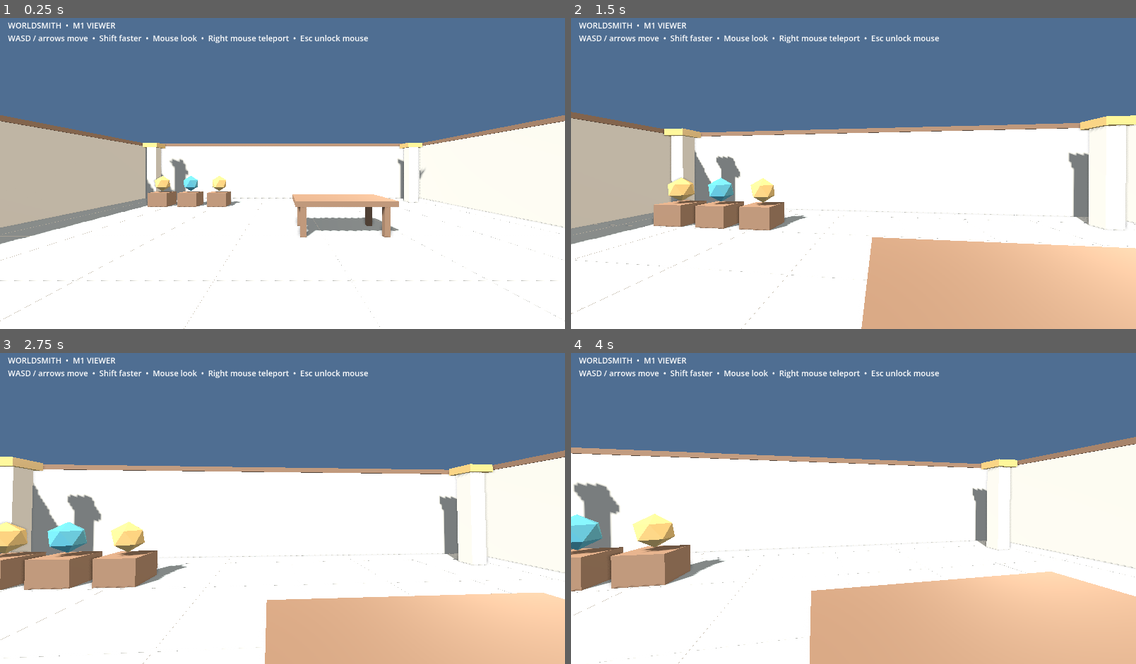
Above: before the commit, frames 1-4 (two rows, left to right).
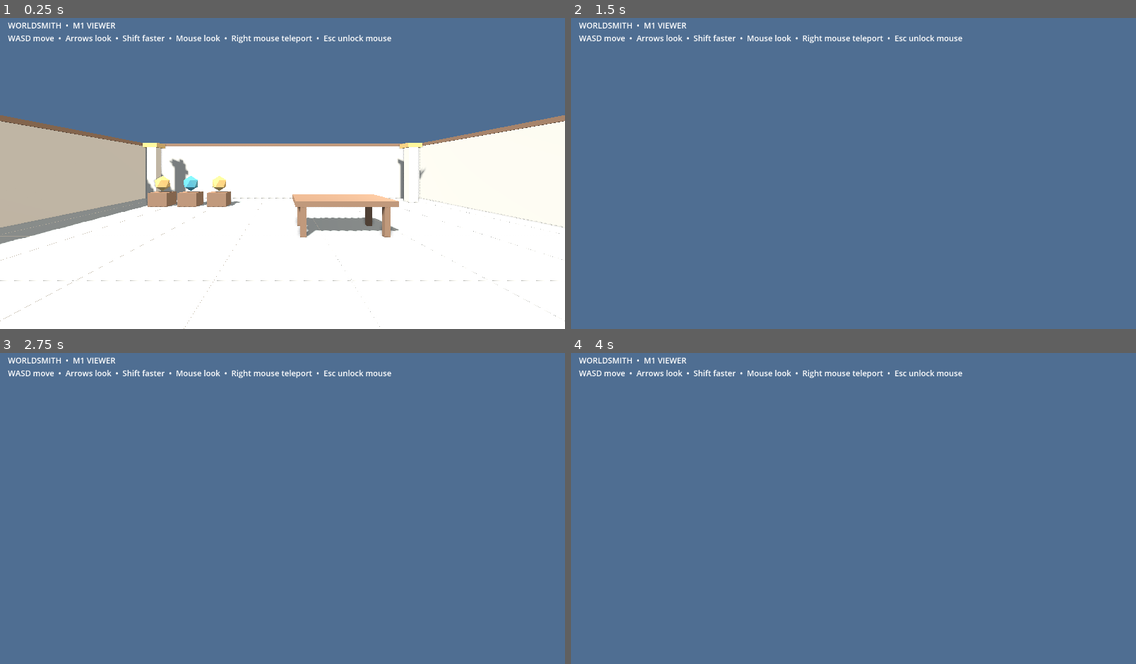
Above: after the commit, the same moments.

Repository: sth144/worldsmith
Game: Godot game, scene res://scenes/main.tscn
Same seed, same stepped clock (60 frames per second), same inputs: the game is played once before the commit and once after it.
Inputs (mouse positions are in pixels of both pictures, inside the frame that each line leads up to):
- Up to frame 1 (0.25 s): no input
- Up to frame 2 (1.5 s): tap Enter at 0.5 s; move the mouse to (881, 170) at 0.52 s; hold Shift 0.53-1.28 s; hold Up from 0.53 s (still down); click (881, 170) at 0.67 s; move the mouse to (825, 170) at 1.27 s; tap Shift at 1.35 s; click (825, 170) at 1.42 s
- Up to frame 3 (2.75 s): keep holding Up; tap Space at 2 s; move the mouse to (293, 499) at 2.02 s; hold Shift from 2.03 s (still down); click (293, 499) at 2.17 s
- Up to frame 4 (4 s): keep holding Up; tap Enter at 2.75 s; move the mouse to (847, 511) at 2.77 s; release Shift at 2.78 s; tap Shift at 2.85 s; click (847, 511) at 2.92 s; tap Space at 3.5 s; move the mouse to (893, 508) at 3.52 s; hold Shift from 3.53 s (still down); click (893, 508) at 3.67 s

The runs differ from the first frame. In frame 1, 0.7% of the frame differs, in the area x 5-70%, y 5-9%; in frame 2, 66%; in frame 3, 65%; in frame 4, 68%, in the area x 0-100%, y 5-100%.

Commit message:
feat(viewer): use arrow keys for desktop look

Diff:
--- a/client/scripts/main.gd
+++ b/client/scripts/main.gd
@@ -5,6 +5,8 @@
 const MAX_STEP_HEIGHT := 0.85
 const TELEPORT_RANGE := 15.0
 const MOUSE_SENSITIVITY := 0.002
+const KEYBOARD_YAW_SPEED := 1.8
+const KEYBOARD_PITCH_SPEED := 1.3
 const DEADZONE := 0.18
 
 @onready var player: CharacterBody3D = $Player
@@ -203,8 +205,20 @@
 		_process_xr_input()
 	else:
 		aiming = Input.is_mouse_button_pressed(MOUSE_BUTTON_RIGHT)
+		_process_desktop_look(delta)
 	_process_movement(delta)
 	_update_teleport_target()
+
+
+func _process_desktop_look(delta: float) -> void:
+	var yaw_input := float(Input.is_key_pressed(KEY_LEFT)) - float(Input.is_key_pressed(KEY_RIGHT))
+	var pitch_input := float(Input.is_key_pressed(KEY_UP)) - float(Input.is_key_pressed(KEY_DOWN))
+	if yaw_input == 0.0 and pitch_input == 0.0:
+		return
+	mouse_yaw += yaw_input * KEYBOARD_YAW_SPEED * delta
+	mouse_pitch = clampf(mouse_pitch + pitch_input * KEYBOARD_PITCH_SPEED * delta, -1.45, 1.45)
+	player.rotation.y = mouse_yaw
+	desktop_camera.rotation.x = mouse_pitch
 
 
 func _process_xr_input() -> void:
@@ -228,8 +242,8 @@
 		input_vector = left_controller.get_vector2("primary")
 	elif not xr_active:
 		input_vector = Vector2(
-			float(Input.is_key_pressed(KEY_D) or Input.is_key_pressed(KEY_RIGHT)) - float(Input.is_key_pressed(KEY_A) or Input.is_key_pressed(KEY_LEFT)),
-			float(Input.is_key_pressed(KEY_S) or Input.is_key_pressed(KEY_DOWN)) - float(Input.is_key_pressed(KEY_W) or Input.is_key_pressed(KEY_UP))
+			float(Input.is_key_pressed(KEY_D)) - float(Input.is_key_pressed(KEY_A)),
+			float(Input.is_key_pressed(KEY_S)) - float(Input.is_key_pressed(KEY_W))
 		)
 	if input_vector.length() < DEADZONE:
 		input_vector = Vector2.ZERO
@@ -321,4 +335,4 @@
 		xr_status.text = "WORLDsmith | Right trigger: teleport | X: smooth %s" % ("ON" if smooth_locomotion else "OFF")
 	else:
 		var title := preview_name if not preview_name.is_empty() else "M1 VIEWER"
-		status.text = "WORLDSMITH  •  %s\nWASD / arrows move  •  Shift faster  •  Mouse look  •  Right mouse teleport  •  Esc unlock mouse" % title
+		status.text = "WORLDSMITH  •  %s\nWASD move  •  Arrows look  •  Shift faster  •  Mouse look  •  Right mouse teleport  •  Esc unlock mouse" % title
--- a/client/tests/preview_smoke.gd
+++ b/client/tests/preview_smoke.gd
@@ -29,7 +29,7 @@
 	player.global_position = Vector3(13.1, 23.4, -3.5)
 	player.velocity = Vector3.ZERO
 	var forward := InputEventKey.new()
-	forward.keycode = KEY_DOWN
+	forward.keycode = KEY_S
 	forward.pressed = true
 	Input.parse_input_event(forward)
 	for frame in range(150):
--- a/client/tests/smoke.gd
+++ b/client/tests/smoke.gd
@@ -17,7 +17,7 @@
 	var floor_ray := PhysicsRayQueryParameters3D.create(Vector3(0, 2, 4), Vector3(0, -1, 4), 1)
 	assert(not world.get_world_3d().direct_space_state.intersect_ray(floor_ray).is_empty(), "No teleportable floor")
 	var player: CharacterBody3D = world.get_node("Player")
-	_press_key(KEY_UP, true)
+	_press_key(KEY_W, true)
 	for frame in range(30):
 		await physics_frame
 	var walking_distance := 4.0 - player.global_position.z
@@ -26,9 +26,21 @@
 		await physics_frame
 	var sprint_distance := 4.0 - player.global_position.z - walking_distance
 	_press_key(KEY_SHIFT, false)
+	_press_key(KEY_W, false)
+	assert(walking_distance > 0.8, "W did not move the player")
+	assert(sprint_distance > walking_distance * 1.6, "Shift did not increase walking speed")
+	await physics_frame
+	await physics_frame
+	var standing_position := player.global_position
+	_press_key(KEY_LEFT, true)
+	_press_key(KEY_UP, true)
+	for frame in range(30):
+		await physics_frame
+	_press_key(KEY_LEFT, false)
 	_press_key(KEY_UP, false)
-	assert(walking_distance > 0.8, "Up arrow did not move the player")
-	assert(sprint_distance > walking_distance * 1.6, "Shift did not increase walking speed")
+	assert(player.rotation.y > 0.5, "Left arrow did not turn the view")
+	assert(world.get_node("Player/DesktopCamera").rotation.x > 0.3, "Up arrow did not tilt the view")
+	assert(Vector2(player.global_position.x - standing_position.x, player.global_position.z - standing_position.z).length() < 0.05, "Arrow keys moved the player")
 	print("M1 smoke: scene, GLB, camera, floor collision OK")
 	quit()
 
Not shown, changed: CHANGELOG.md
Not shown, changed: README.md
